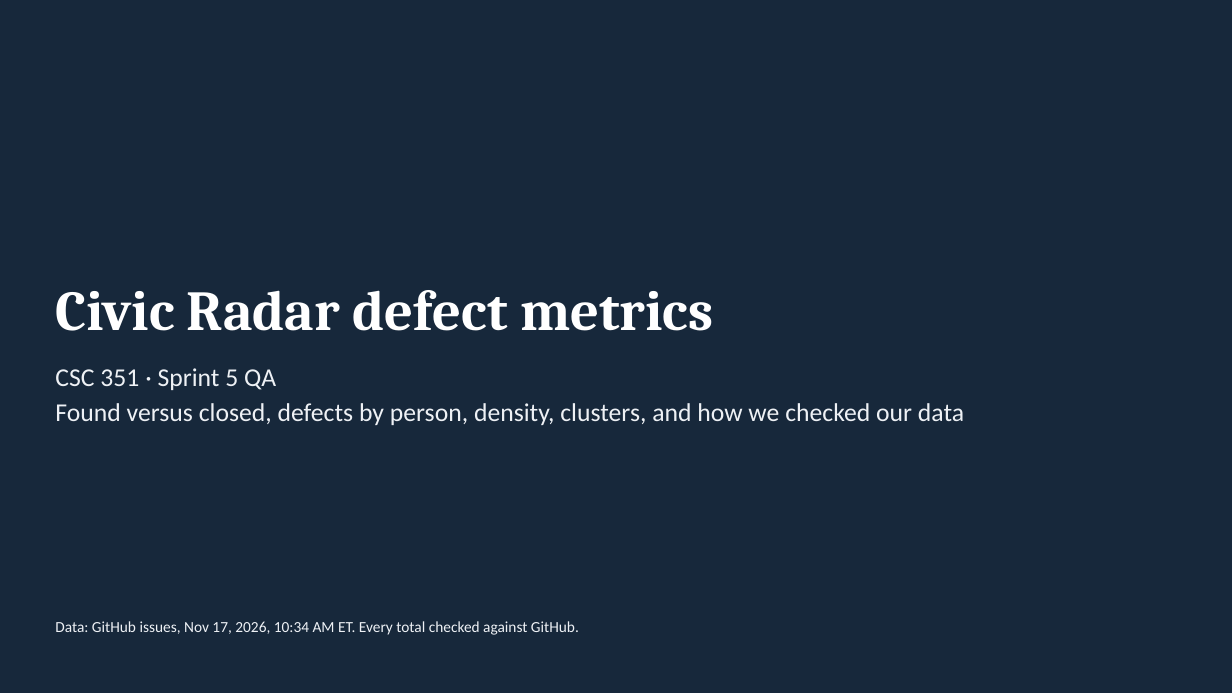
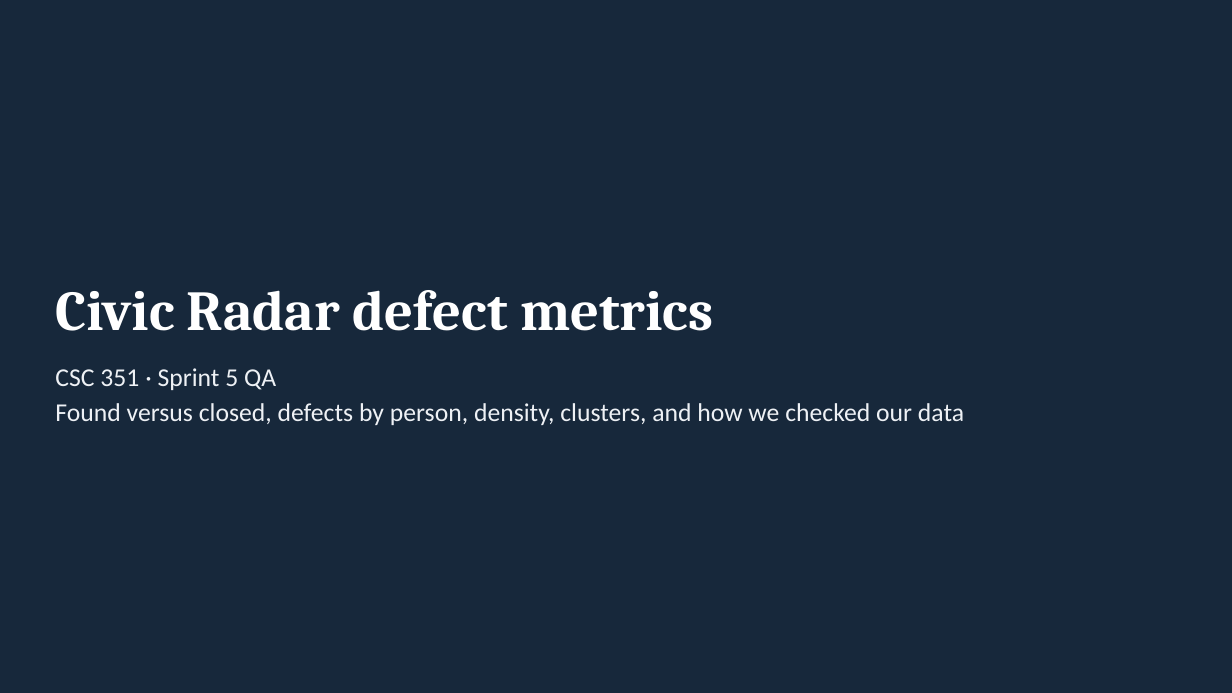
Before and after one commit to Civic-Radar/civicradar-project, a slide deck: slide 1 of Defect Metrics/Civic Radar Defect Metrics.pptx. Drawn at 1232x693 pixels with LibreOffice and Linux fonts; fonts in the diff are those of the drawing. Boxes give left, top, right and bottom in pixels: in the first picture for what was removed or moved away, otherwise in the second. Text is boxed around its words. In the diff, an @@ line names an element or a change of style, - is before the commit and + after.

```diff
--- a/Defect Metrics/Civic Radar Defect Metrics.pptx
+++ b/Defect Metrics/Civic Radar Defect Metrics.pptx
@@ text removed at [55,621,579,635] @@
-Data: GitHub issues, Nov 17, 2026, 10:34 AM ET. Every total checked against GitHub.
```
Also in this commit, not shown: 7 other slides changed, 1 slide added, 5 other files.
